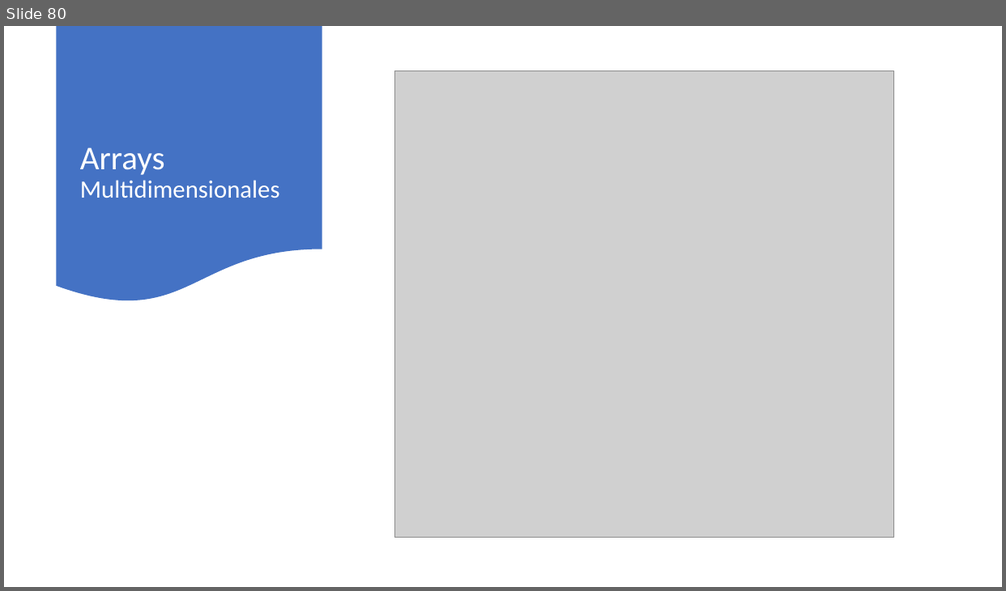
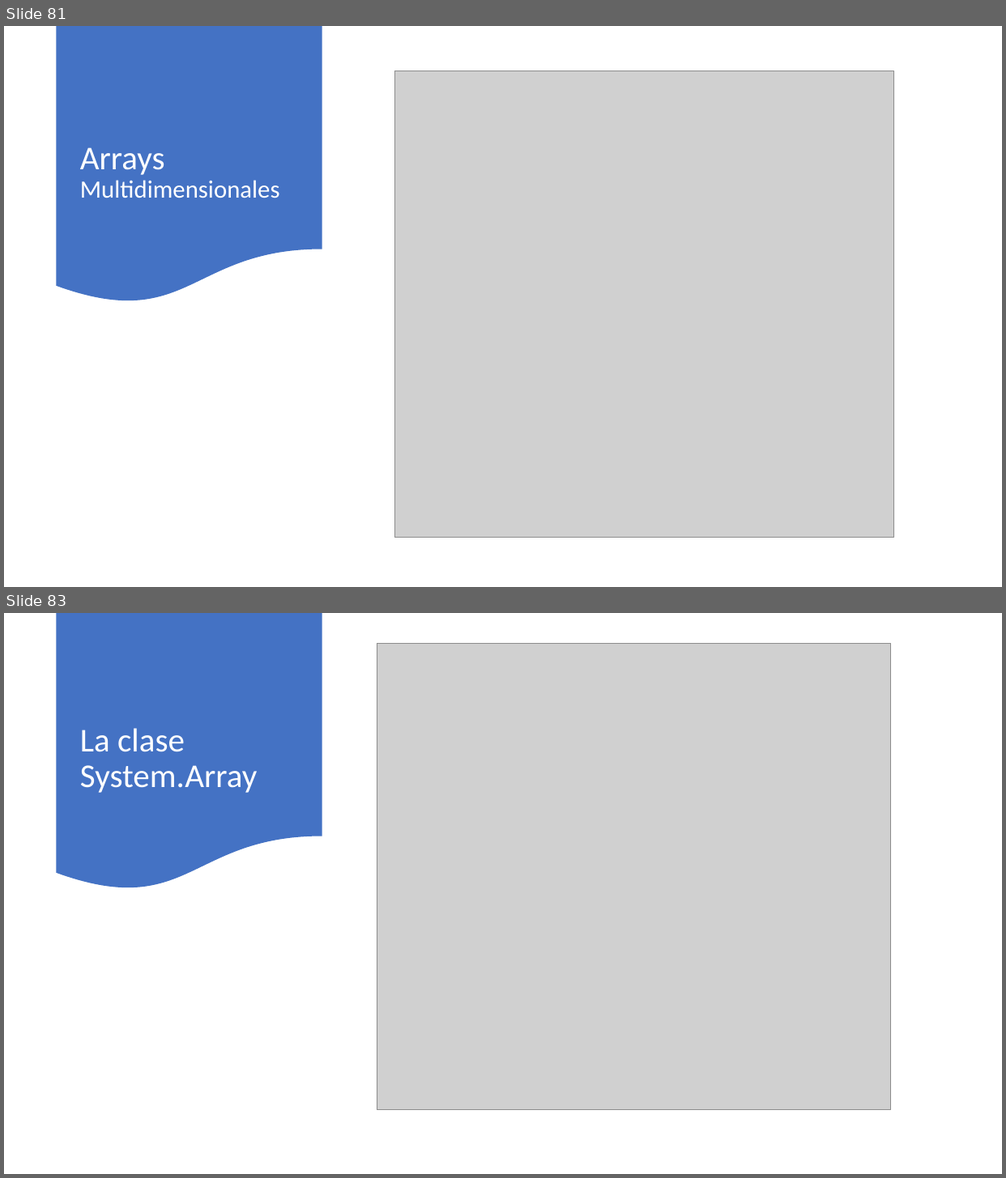
Before and after one commit to AlbertOsinaga/Curso201, a slide deck: Curso201.pptx. Shown one above the other, each under a label of ours: slide 80 before the commit, slides 81 and 83 after it; the slides between them are not shown. The pictures are 1006x591 and 1006x1178 pixels, drawn with LibreOffice and Linux fonts; fonts in the diff are those of the drawing; grey boxes stand for pictures. Boxes give left, top, right and bottom in pixels: in the first picture for what was removed or moved away, otherwise in the second. Text is boxed around its words. In the diff, an @@ line names an element or a change of style, - is before the commit and + after.

```diff
--- a/Curso201.pptx
+++ b/Curso201.pptx
@@ slide 83 added at box(4, 613, 1002, 1174), background #FFFFFF @@
@@ flow chart document added at box(57, 613, 322, 892), fill #4472C4 @@
@@ picture added at box(377, 643, 890, 1110) @@
@@ title added at box(80, 728, 257, 793), 32 pt, text #FFFFFF @@
+La clase
+System.Array
@@ what was slide 80 is now slide 81 @@
```
Also in this commit, not shown: 5 other slides added, 14 other files.
